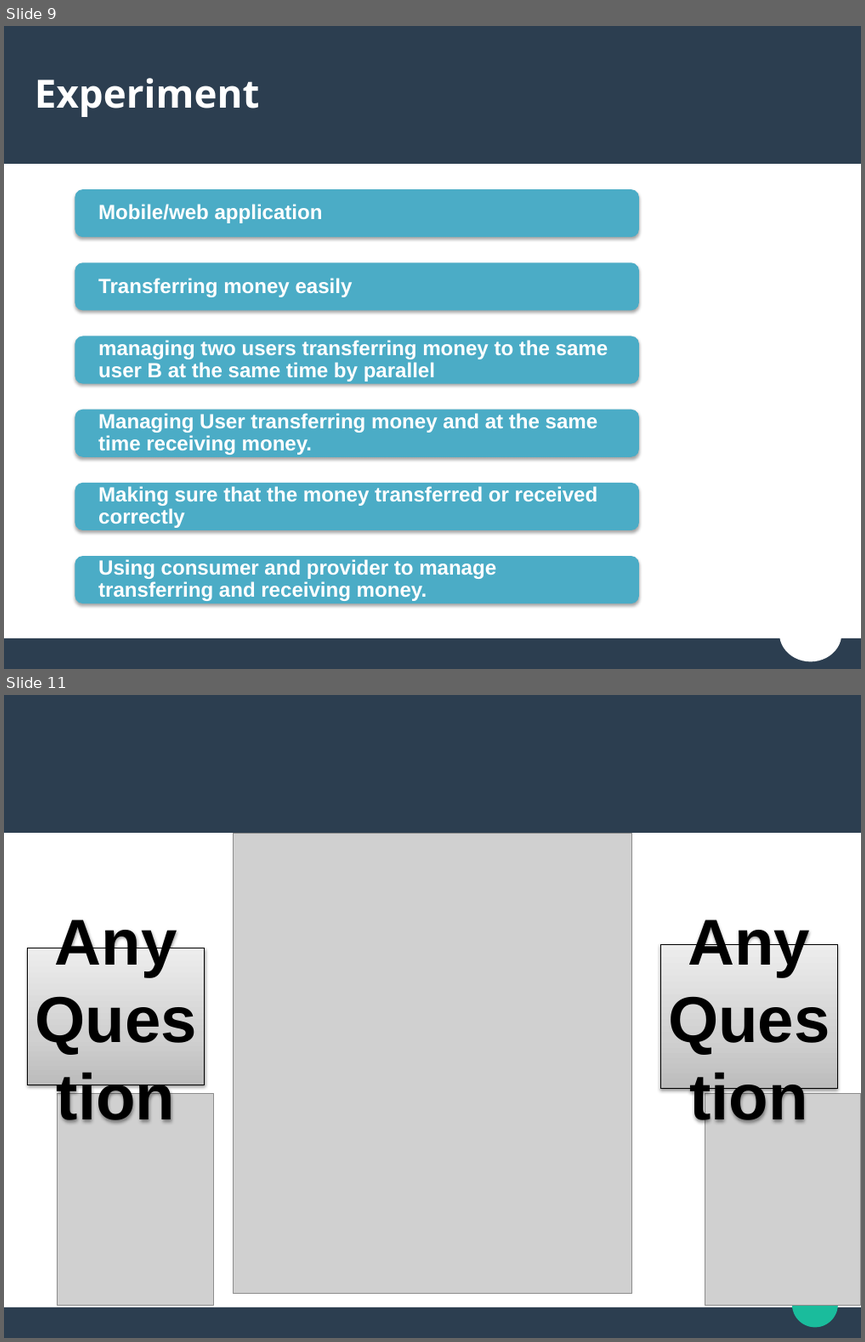
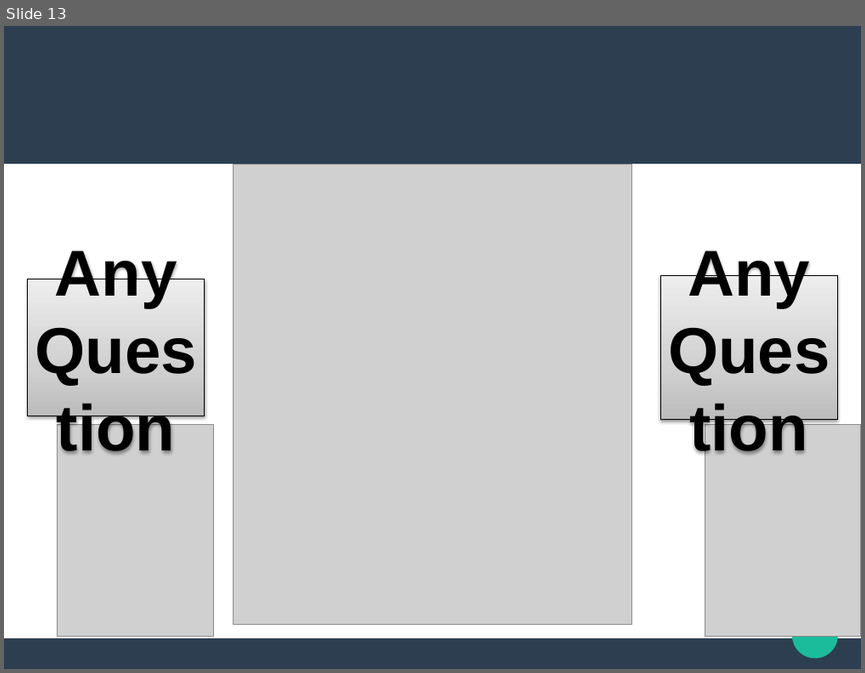
Before and after one commit to YoussifAssem/Parallel-Programming, a slide deck: Presentation/Presentation.pptx. Shown one above the other, each under a label of ours: slides 9 and 11 before the commit, slide 13 after it; the slides between them are not shown. The pictures are 865x1342 and 865x673 pixels, drawn with LibreOffice and Linux fonts; fonts in the diff are those of the drawing; grey boxes stand for pictures. Boxes give left, top, right and bottom in pixels: in the first picture for what was removed or moved away, otherwise in the second. Text is boxed around its words. In the diff, an @@ line names an element or a change of style, - is before the commit and + after.

```diff
--- a/Presentation/Presentation.pptx
+++ b/Presentation/Presentation.pptx
@@ slide 9 removed at (4, 26, 861, 669), background #FFFFFF; not listed: 3 template elements that a slide beside it also shows @@
@@ text removed at (35, 78, 259, 117) @@
-Experiment
@@ group removed at (35, 189, 840, 620): 6 rectangles, 6 rounded rectangles, 6 texts @@
-Mobile/web application
-Transferring money easily
-managing two users transferring money to the same user B at the same time by parallel
-Managing User transferring money and at the same time receiving money.
-Making sure that the money transferred or received correctly
-Using consumer and provider to manage transferring and receiving money.
@@ ellipse removed at (781, 607, 840, 660) @@
@@ what was slide 11 is now slide 13 @@
```
Also in this commit, not shown: 5 slides changed, 4 slides added, 1 other slide removed.
